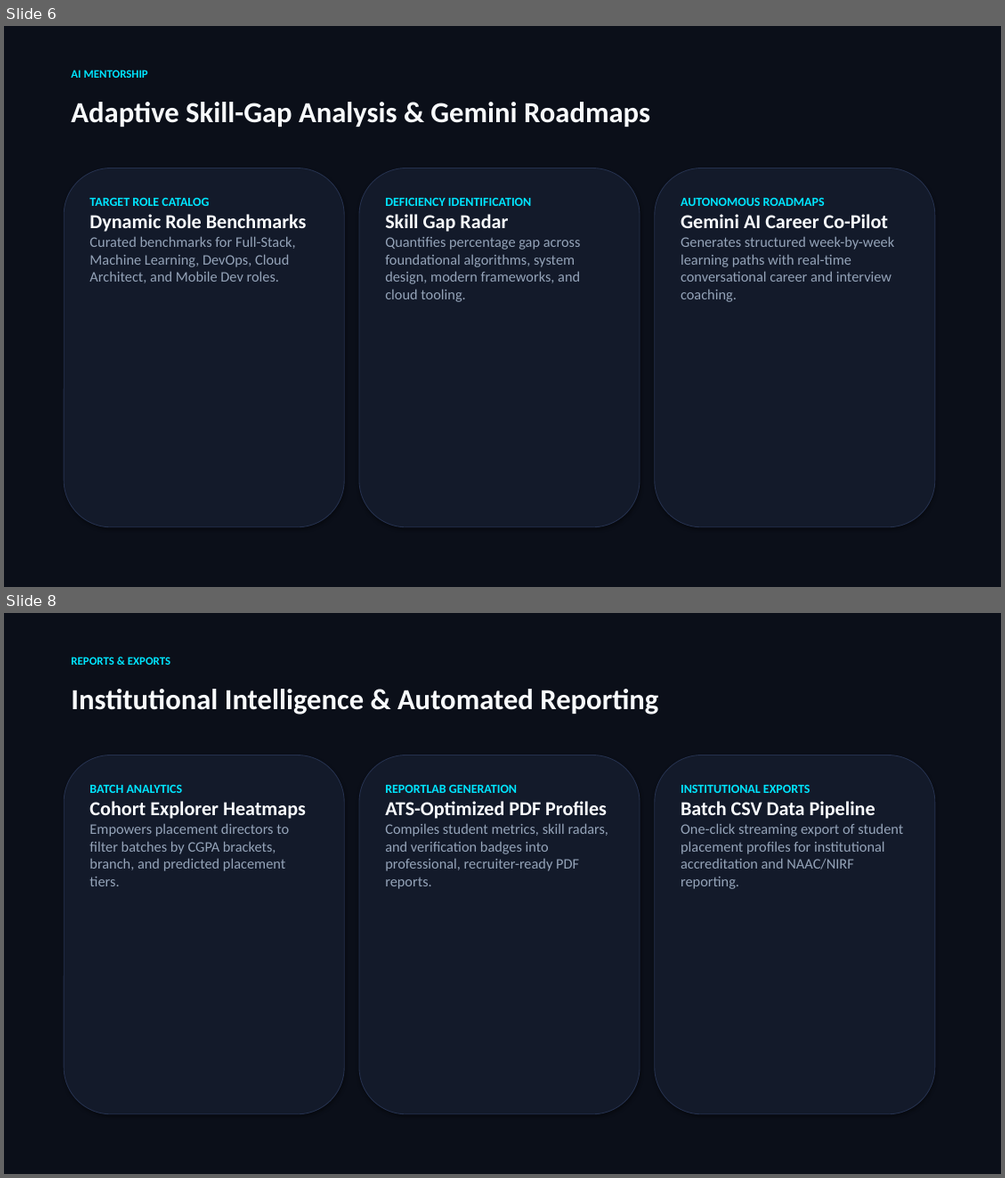
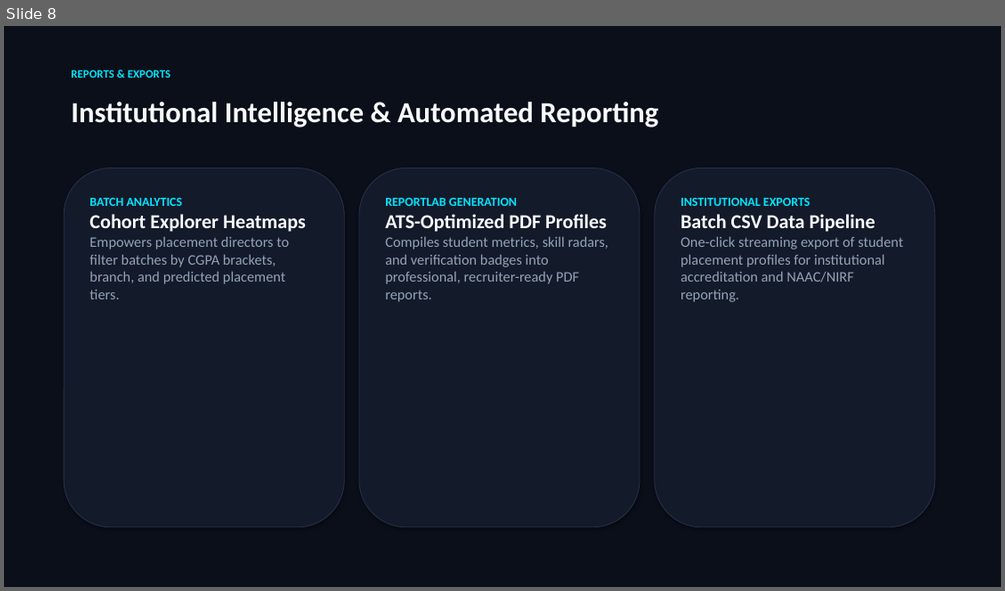
Before and after one commit to dileepbommali16-ops/pathfinder, a slide deck: Pathfinder_Presentation_Dileep_Bommali.pptx. Shown one above the other, each under a label of ours: slides 6 and 8 before the commit, slide 8 after it; the slides between them are not shown. The pictures are 1005x1178 and 1005x591 pixels, drawn with LibreOffice and Linux fonts; fonts in the diff are those of the drawing. Boxes give left, top, right and bottom in pixels: in the first picture for what was removed or moved away, otherwise in the second. Text is boxed around its words. In the diff, an @@ line names an element or a change of style, - is before the commit and + after.

```diff
--- a/Pathfinder_Presentation_Dileep_Bommali.pptx
+++ b/Pathfinder_Presentation_Dileep_Bommali.pptx
@@ slide 6 removed at (4, 26, 1001, 587), background #FFFFFF @@
@@ rectangle removed at (4, 26, 1001, 587) @@
@@ text removed at (71, 70, 148, 78) @@
-AI MENTORSHIP
@@ text removed at (71, 102, 650, 127) @@
-Adaptive Skill-Gap Analysis & Gemini Roadmaps
@@ rounded rectangle removed at (64, 168, 344, 527) @@
@@ rounded rectangle removed at (359, 168, 639, 527) @@
@@ rounded rectangle removed at (655, 168, 935, 527) @@
@@ text removed at (89, 198, 307, 283) @@
-TARGET ROLE CATALOG
-Dynamic Role Benchmarks
-Curated benchmarks for Full-Stack, Machine Learning, DevOps, Cloud Architect, and Mobile Dev roles.
@@ text removed at (385, 198, 581, 302) @@
-DEFICIENCY IDENTIFICATION
-Skill Gap Radar
-Quantifies percentage gap across foundational algorithms, system design, modern frameworks, and cloud tooling.
@@ text removed at (680, 198, 895, 302) @@
-AUTONOMOUS ROADMAPS
-Gemini AI Career Co-Pilot
-Generates structured week-by-week learning paths with real-time conversational career and interview coaching.
```
Also in this commit, not shown: 5 slides changed, 1 slide added, 5 other files.
